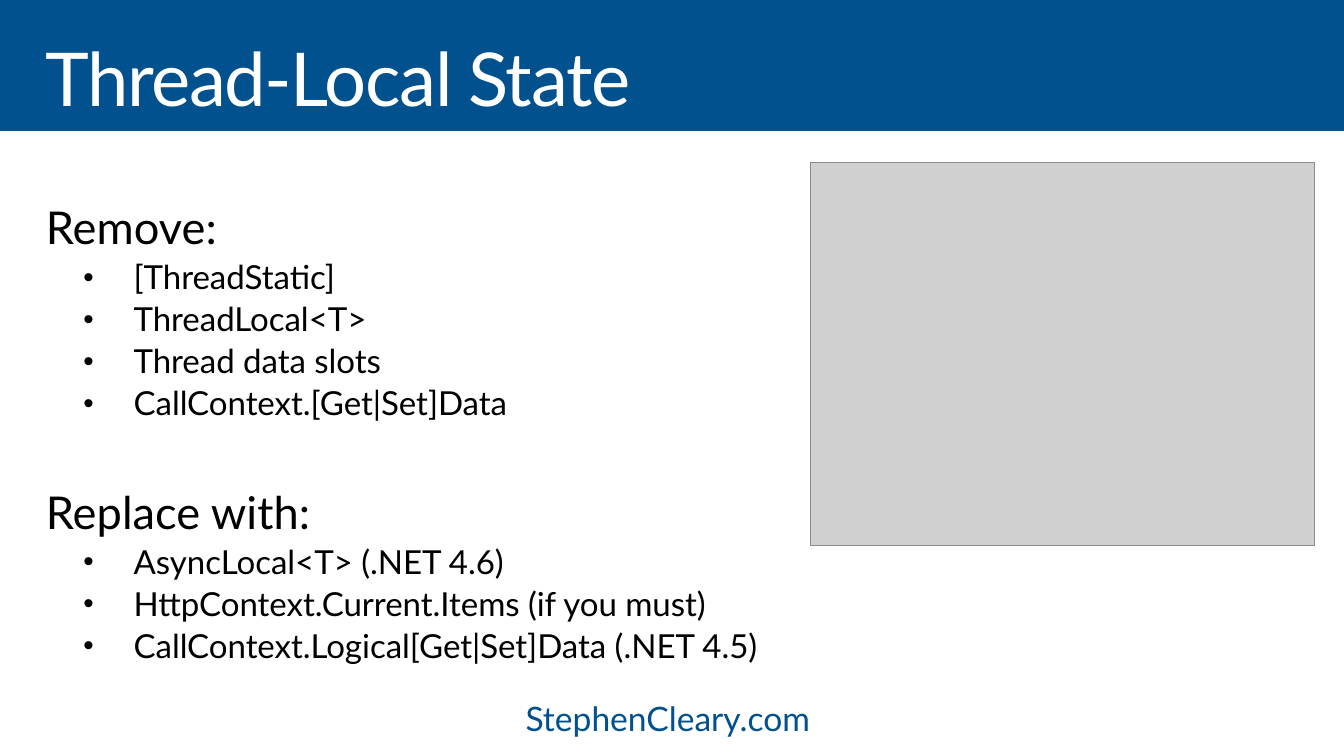
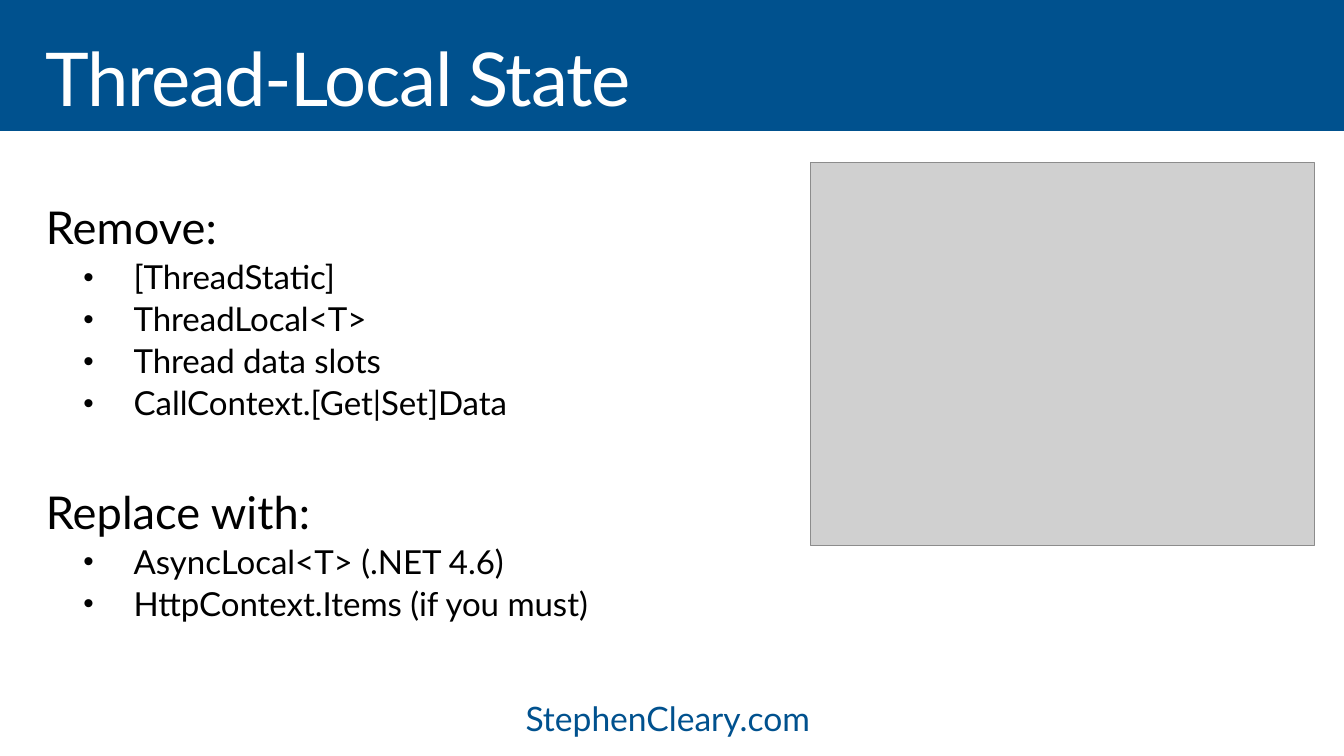
Before and after one commit to StephenCleary/Presentations, a slide deck: slide 34 of Async Servers/Intro to Async ASP.NET - 16.9.pptx (slide 33 before the commit). Drawn at 1344x756 pixels with LibreOffice and Linux fonts; fonts in the diff are those of the drawing; grey boxes stand for pictures. Boxes give left, top, right and bottom in pixels: in the first picture for what was removed or moved away, otherwise in the second. Text is boxed around its words. In the diff, an @@ line names an element or a change of style, - is before the commit and + after.

```diff
--- a/Async Servers/Intro to Async ASP.NET - 16.9.pptx
+++ b/Async Servers/Intro to Async ASP.NET - 16.9.pptx
@@ text at <box>134,590,588,622</box>: text changed @@
-  • HttpContext.Current.Items (if you must)
-  • CallContext.Logical[Get|Set]Data (.NET 4.5)
+  • HttpContext.Items (if you must)
```
Also in this commit, not shown: 18 other slides changed, 1 slide added, 1 slide removed, 5 other files.
